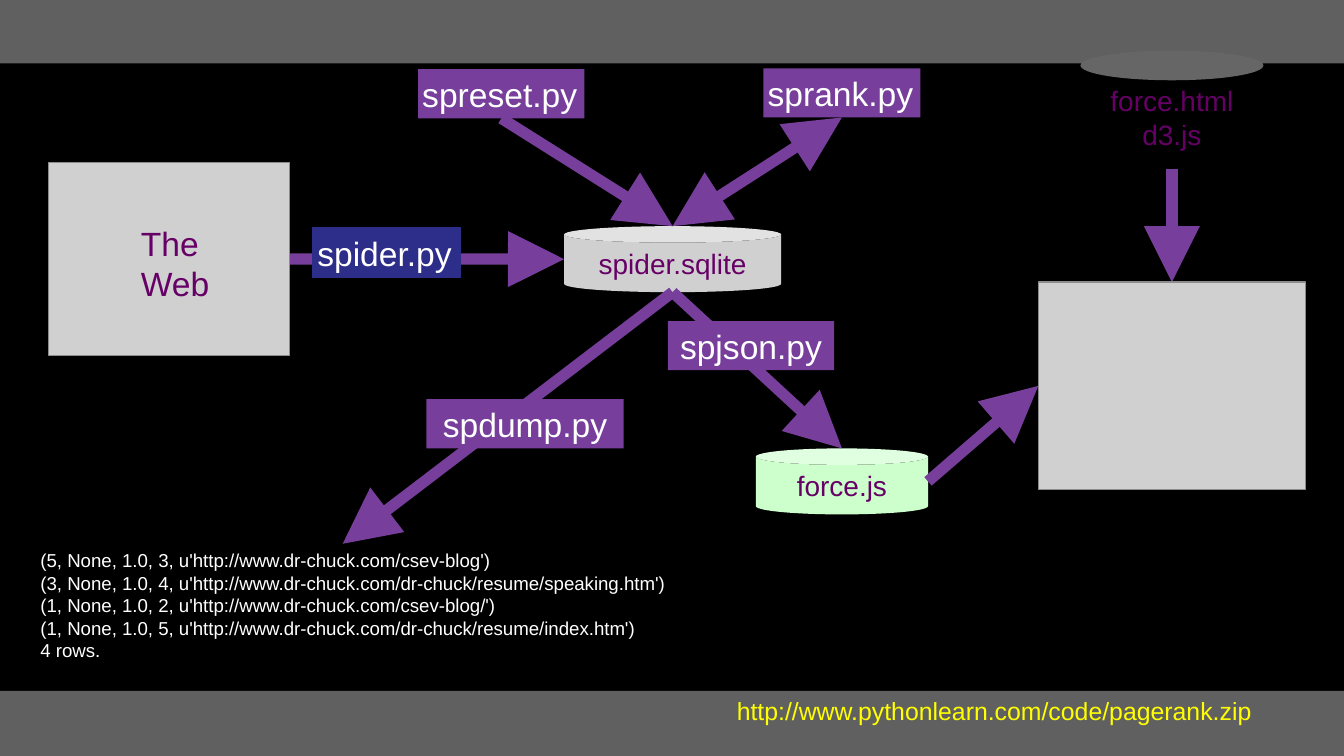
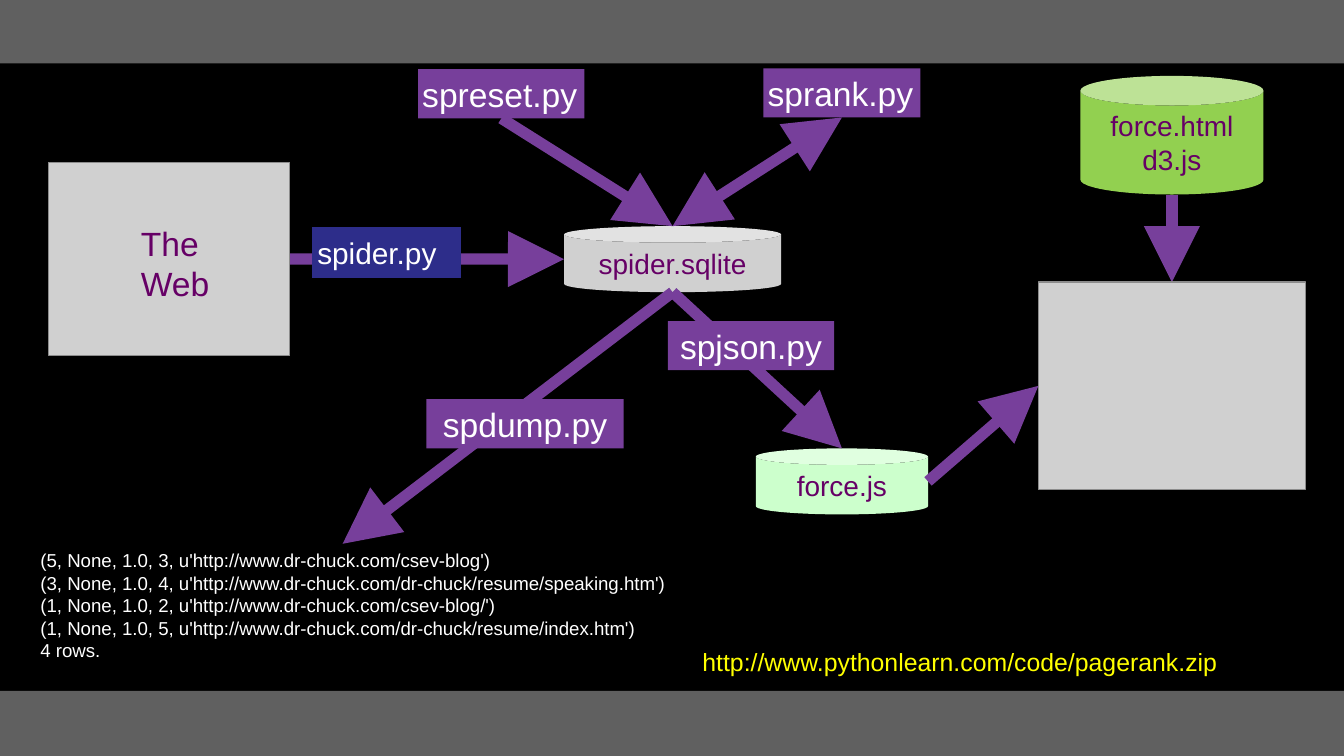
Before and after one commit to csev/py4e, a slide deck: slide 15 of lectures3/Pythonlearn-16-Data-Viz.pptx. Drawn at 1344x756 pixels with LibreOffice and Linux fonts; fonts in the diff are those of the drawing; grey boxes stand for pictures. Boxes give left, top, right and bottom in pixels: in the first picture for what was removed or moved away, otherwise in the second. Text is boxed around its words. In the diff, an @@ line names an element or a change of style, - is before the commit and + after.

```diff
--- a/lectures3/Pythonlearn-16-Data-Viz.pptx
+++ b/lectures3/Pythonlearn-16-Data-Viz.pptx
@@ cylinder "force.html": place and size @@
-cylinder "force.html" at [1081,51,1263,169]
+cylinder "force.html" at [1081,75,1263,194]
@@ cylinder "force.html" at [1081,75,1263,194]: fill #000000 to #92D050 @@
@@ arrow moved from (1172, 169) - (1172, 282) to (1172, 195) - (1172, 282) @@
@@ rectangle "spider.py" at [313,228,461,278]: size 18 to 16 pt @@
@@ text "http://www.pythonlearn.com/code/pagerank.zip": place and size @@
-text "http://www.pythonlearn.com/code/pagerank.zip" at [737,702,1252,725]
+text "http://www.pythonlearn.com/code/pagerank.zip" at [702,653,1217,676]
```
Also in this commit, not shown: 18 other slides changed, 1 other file.
